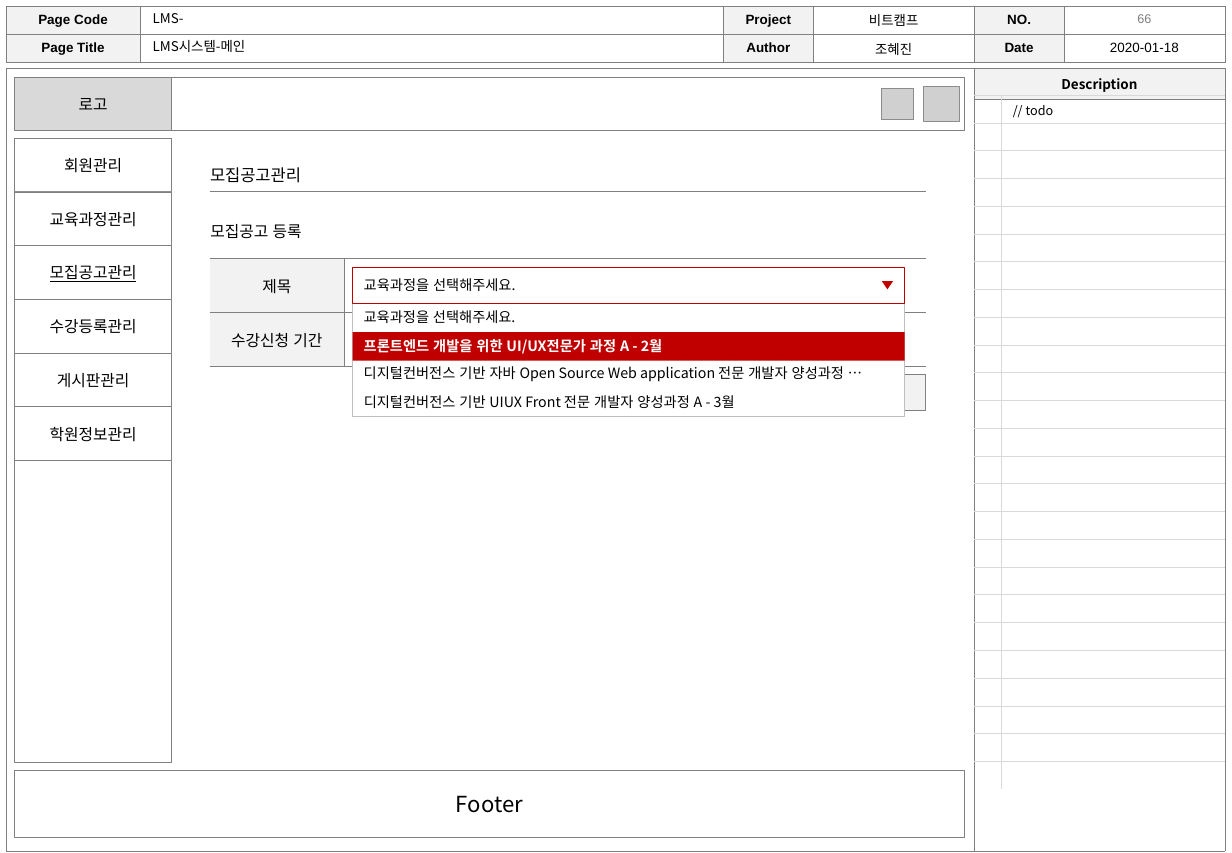
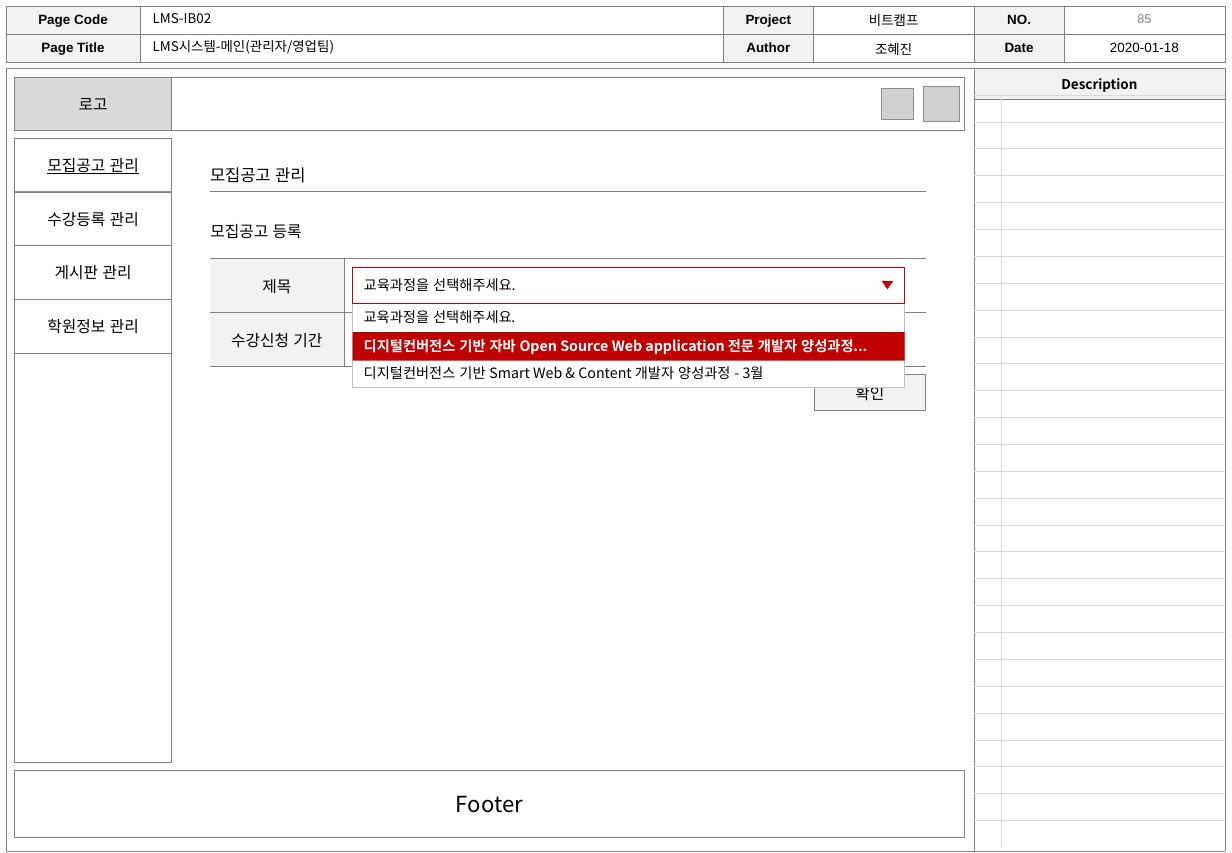
Before and after one commit to h62j8n/bitcamp_lms, a slide deck: slide 85 of storyboard.ver0.5.pptx (slide 66 before the commit). Drawn at 1232x853 pixels with LibreOffice and Linux fonts; fonts in the diff are those of the drawing; grey boxes stand for pictures; background and template pictures are left out. Boxes give left, top, right and bottom in pixels: in the first picture for what was removed or moved away, otherwise in the second. Text is boxed around its words. In the diff, an @@ line names an element or a change of style, - is before the commit and + after.

```diff
--- a/storyboard.ver0.5.pptx
+++ b/storyboard.ver0.5.pptx
@@ text at [153,13,212,23]: text changed @@
-LMS-
+LMS-IB02
@@ text at [153,40,335,54]: text changed @@
-LMS시스템-메인
+LMS시스템-메인(관리자/영업팀)
@@ table removed at [975,96,1226,791], 25 rows, 2 columns @@
- | // todo
- | 
- | 
- | 
- | 
- | 
- | 
- | 
- | 
- | 
- | 
- | 
- | 
- | 
- | 
- | 
- | 
- | 
- | 
- | 
- | 
- | 
- | 
- | 
- | 
@@ table added at [975,96,1226,847], 28 rows, 2 columns @@
+ | 
+ | 
+ | 
+ | 
+ | 
+ | 
+ | 
+ | 
+ | 
+ | 
+ | 
+ | 
+ | 
+ | 
+ | 
+ | 
+ | 
+ | 
+ | 
+ | 
+ | 
+ | 
+ | 
+ | 
+ | 
+ | 
+ | 
+ | 
@@ rectangle "모집공고 관리": place and size @@
-rectangle "모집공고 관리" at [15,246,172,299]
+rectangle "모집공고 관리" at [15,139,172,192]
@@ rectangle removed at [15,139,172,192] @@
-회원관리
@@ text in rectangle at [47,158,139,174]: spaces changed @@
-모집공고관리
+모집공고 관리
@@ text at [210,167,305,183]: spaces changed @@
-모집공고관리
+모집공고 관리
@@ rectangle "수강등록 관리": place and size @@
-rectangle "수강등록 관리" at [15,299,172,353]
+rectangle "수강등록 관리" at [15,192,172,246]
@@ rectangle removed at [15,192,172,246] @@
-교육과정관리
@@ text in rectangle at [47,212,139,227]: spaces changed @@
-수강등록관리
+수강등록 관리
@@ rectangle "게시판 관리": place and size @@
-rectangle "게시판 관리" at [15,354,172,407]
+rectangle "게시판 관리" at [15,246,172,299]
@@ text in rectangle at [55,265,132,280]: spaces changed @@
-게시판관리
+게시판 관리
@@ rectangle "학원정보 관리": place and size @@
-rectangle "학원정보 관리" at [15,407,172,461]
+rectangle "학원정보 관리" at [15,299,172,353]
@@ text in rectangle at [47,319,139,334]: spaces changed @@
-학원정보관리
+학원정보 관리
@@ rectangle: place and size @@
-rectangle at [353,303,904,416]
+rectangle at [353,303,904,388]
@@ text in rectangle at [364,339,867,354]: text changed @@
-프론트엔드 개발을 위한 UI/UX전문가 과정 A - 2월
+디지털컨버전스 기반 자바 Open Source Web application 전문 개발자 양성과정...
@@ text at [364,366,764,379]: text changed @@
-디지털컨버전스 기반 자바 Open Source Web application 전문 개발자 양성과정 …
+디지털컨버전스 기반 Smart Web & Content 개발자 양성과정 - 3월
@@ text removed at [364,395,735,408] @@
-디지털컨버전스 기반 UIUX Front 전문 개발자 양성과정 A - 3월
```
Also in this commit, not shown: 62 other slides changed, 30 slides added, 7 slides removed, 2 other files.
